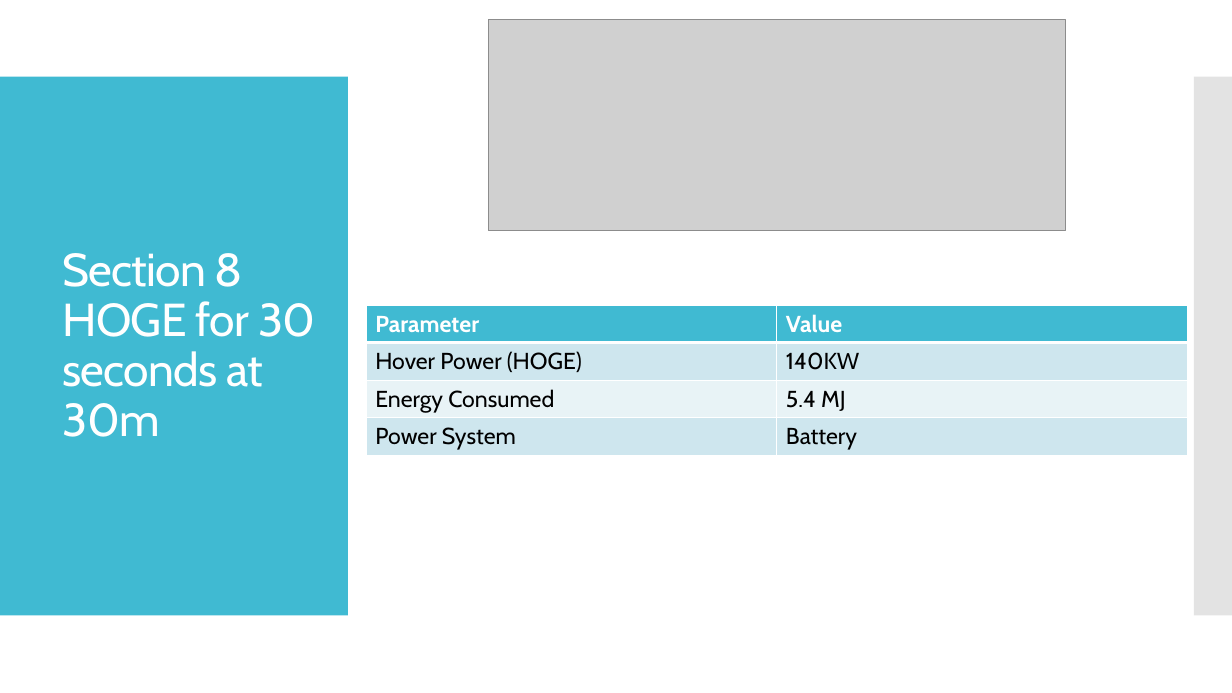
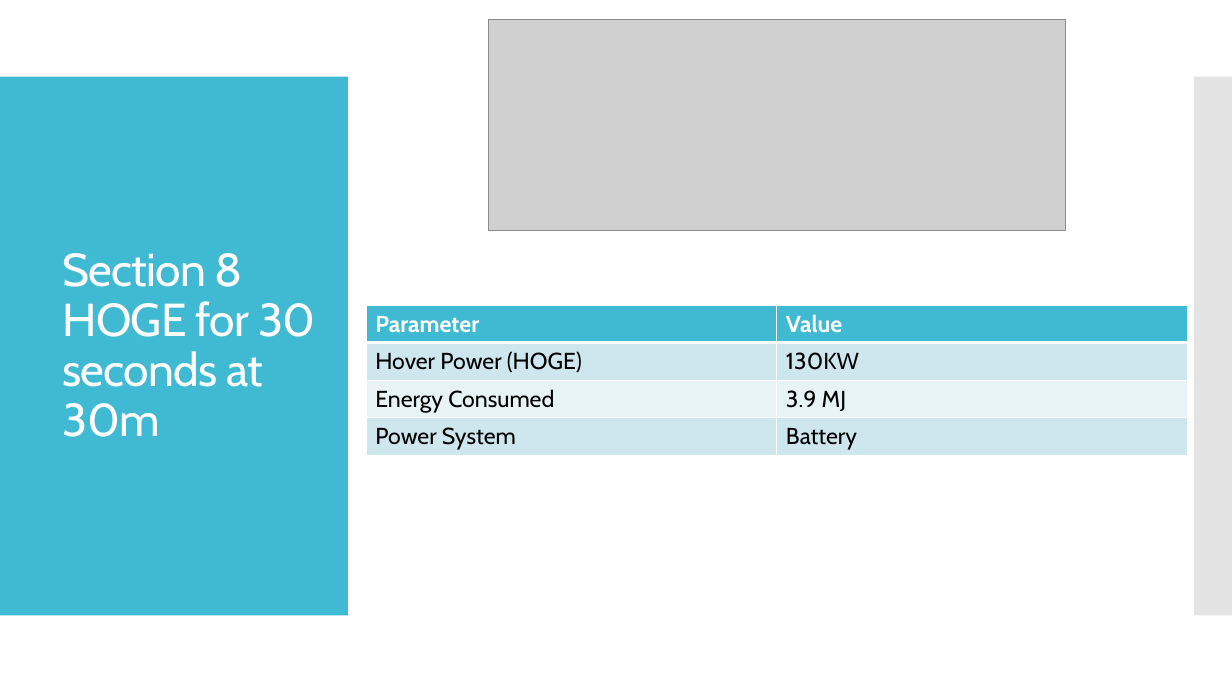
Before and after one commit to s-ritwik/VFS_IIT_KANPUR, a slide deck: slide 24 of BEMT_results/VFS performance validation.pptx. Drawn at 1232x693 pixels with LibreOffice and Linux fonts; fonts in the diff are those of the drawing; grey boxes stand for pictures. Boxes give left, top, right and bottom in pixels: in the first picture for what was removed or moved away, otherwise in the second. Text is boxed around its words. In the diff, an @@ line names an element or a change of style, - is before the commit and + after.

```diff
--- a/BEMT_results/VFS performance validation.pptx
+++ b/BEMT_results/VFS performance validation.pptx
@@ table at [366, 305, 1187, 454] @@
-row 2, column 2: 140KW
+row 2, column 2: 130KW
-row 3, column 2: 5.4 MJ
+row 3, column 2: 3.9 MJ
```
Also in this commit, not shown: 9 other slides changed, 7 other files.
